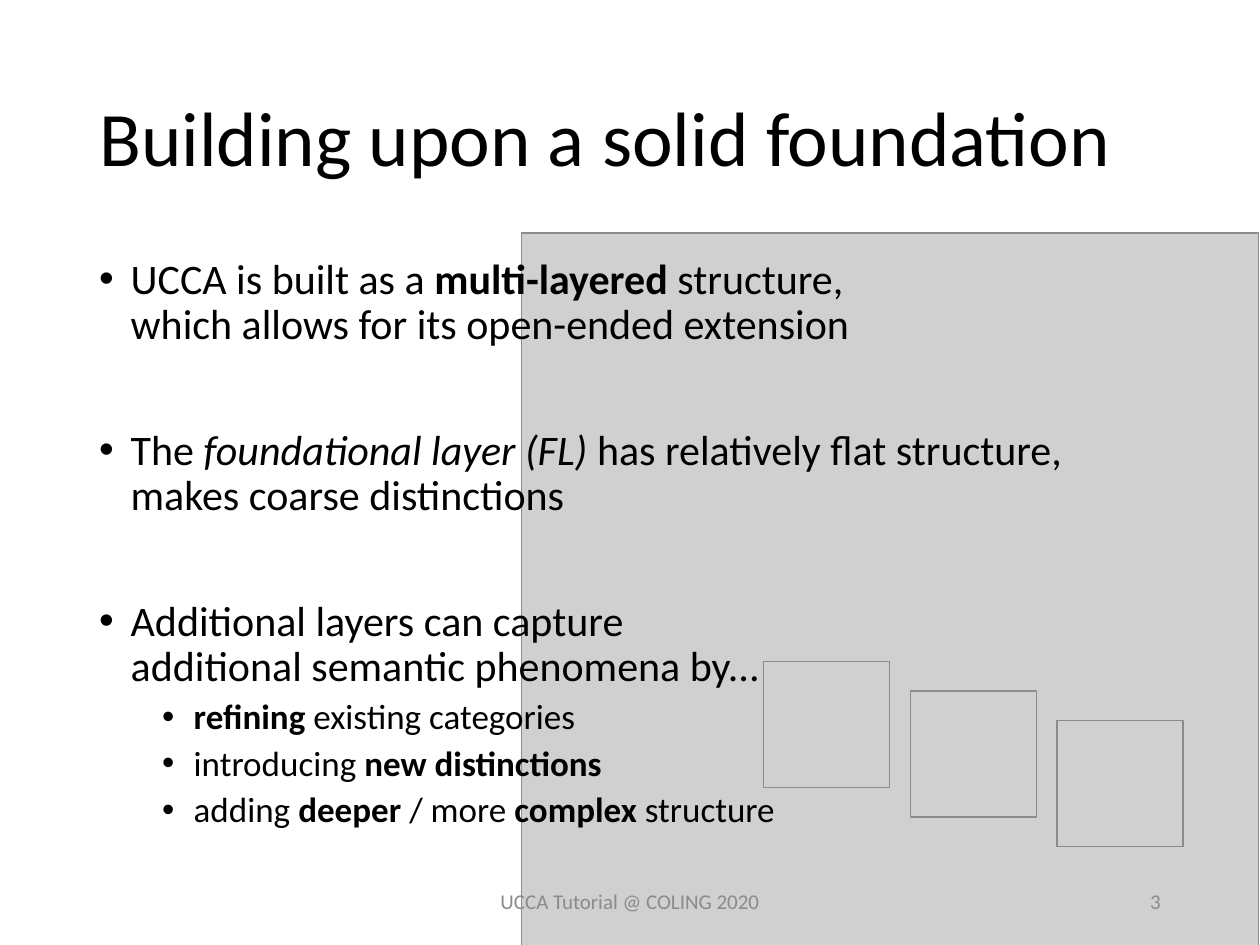
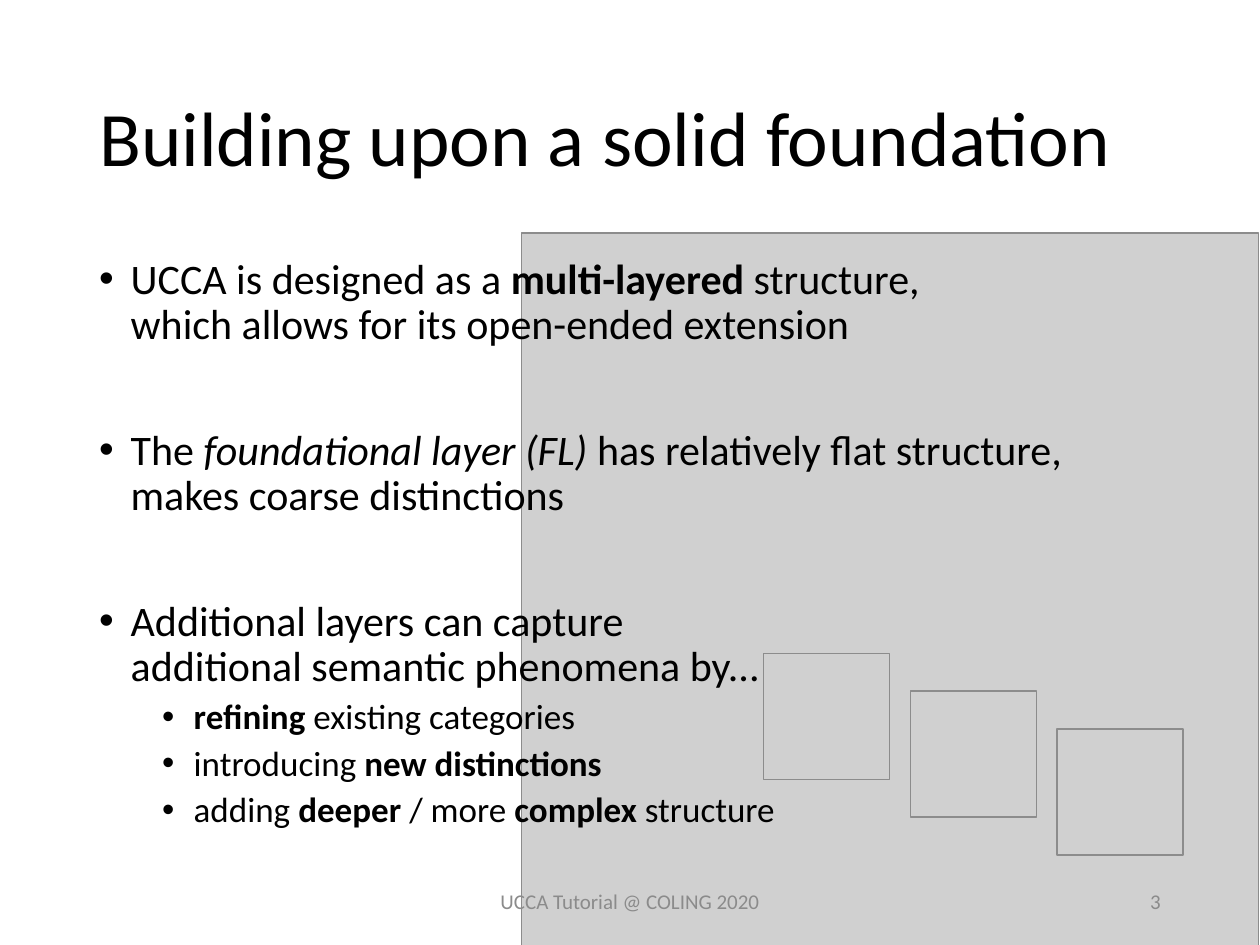
Before and after one commit to UniversalConceptualCognitiveAnnotation/tutorial, a slide deck: slide 3 of UCCA Extensions Comparison.pptx. Drawn at 1260x945 pixels with LibreOffice and Linux fonts; fonts in the diff are those of the drawing; grey boxes stand for pictures. Boxes give left, top, right and bottom in pixels: in the first picture for what was removed or moved away, otherwise in the second. Text is boxed around its words. In the diff, an @@ line names an element or a change of style, - is before the commit and + after.

Commit message:
Updated Extensions & Comparison slides to the final version

```diff
--- a/UCCA Extensions Comparison.pptx
+++ b/UCCA Extensions Comparison.pptx
@@ text at (x1=131, y1=259, x2=920, y2=350): text changed @@
-• UCCA is built as a multi-layered structure,
-  which allows for its open-ended extension
+• UCCA is designed as a multi-layered structure,
+  which allows for its open-ended extension
@@ picture moved from (x1=764, y1=662, x2=890, y2=788) to (x1=764, y1=653, x2=890, y2=779) @@
@@ picture moved from (x1=1057, y1=721, x2=1183, y2=847) to (x1=1057, y1=730, x2=1183, y2=856) @@
```
Also in this commit, not shown: 18 other slides changed, 1 slide added, 1 other file.
